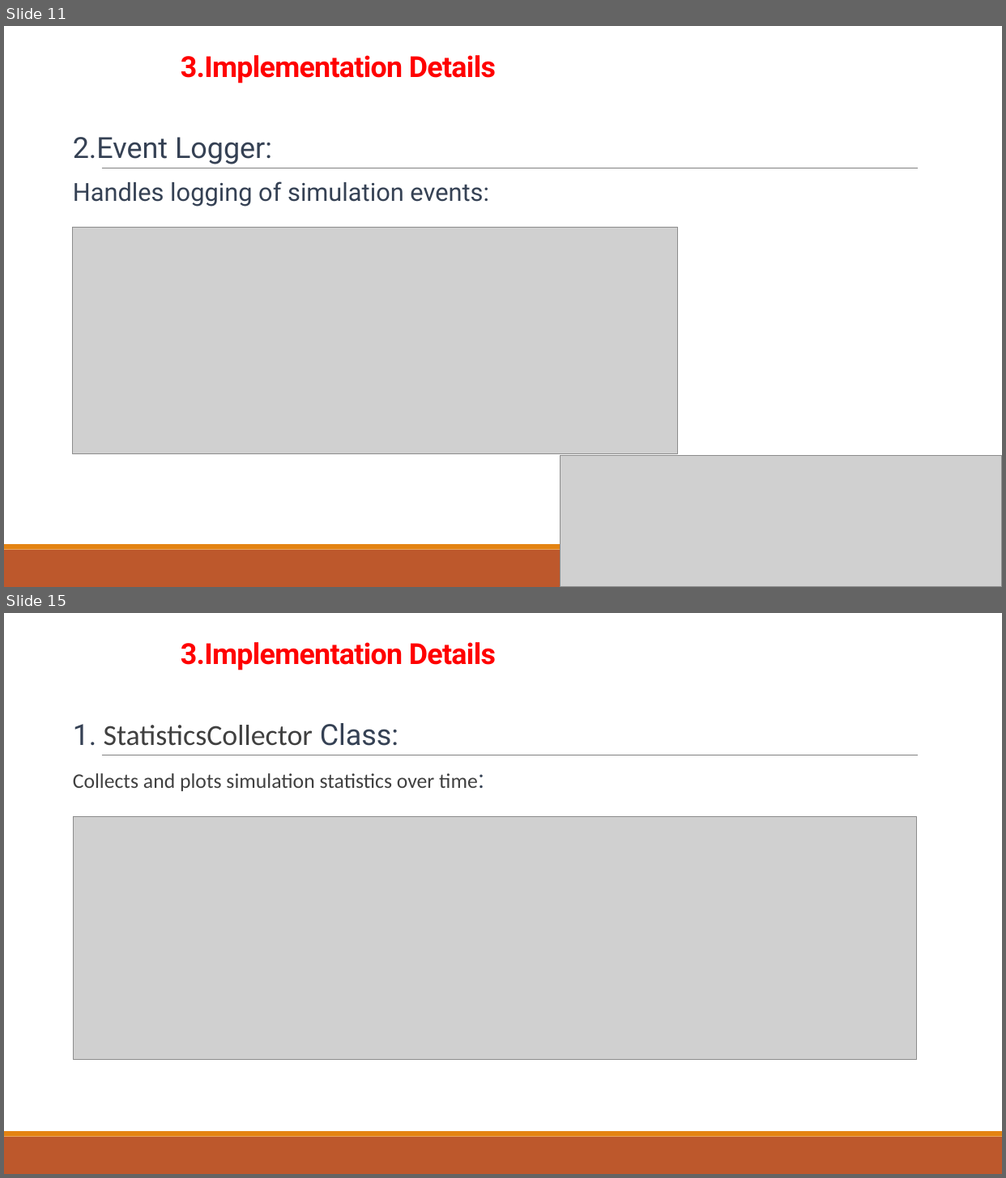
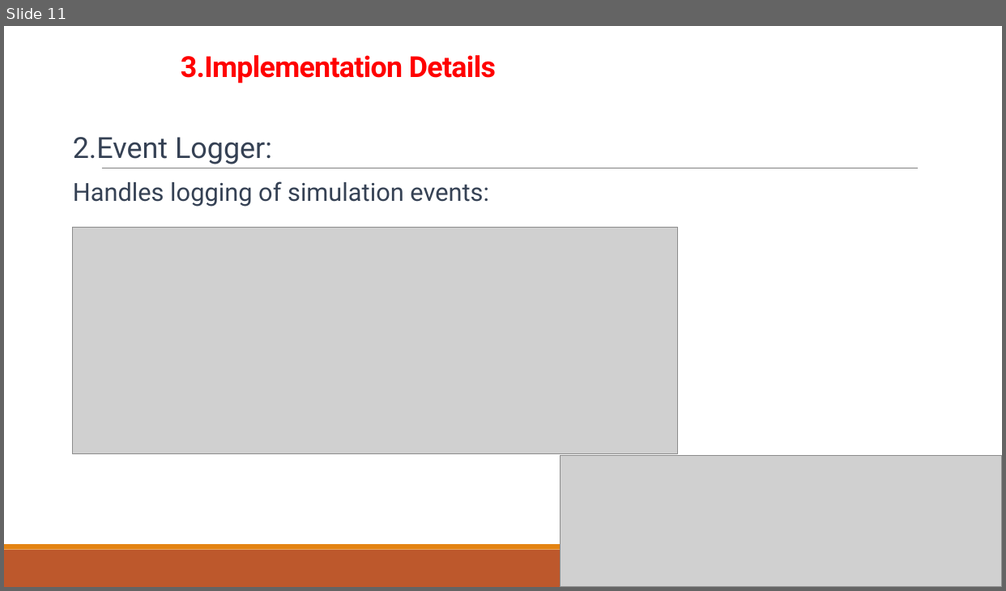
Before and after one commit to Thanoon12k/ROUTER-AQM-FIFO-CODEL-PIE-comparison, a slide deck: PIE.pptx. Shown one above the other, each under a label of ours: slides 11 and 15 before the commit, slide 11 after it; the slides between them are not shown. The pictures are 1006x1178 and 1006x591 pixels, drawn with LibreOffice and Linux fonts; fonts in the diff are those of the drawing; grey boxes stand for pictures. Boxes give left, top, right and bottom in pixels: in the first picture for what was removed or moved away, otherwise in the second. Text is boxed around its words. In the diff, an @@ line names an element or a change of style, - is before the commit and + after.

```diff
--- a/PIE.pptx
+++ b/PIE.pptx
@@ slide 15 removed at <box>4,613,1002,1174</box>, background #FFFFFF; not listed: 3 template elements that a slide beside it also shows @@
@@ title removed at <box>181,642,496,671</box> @@
-3.Implementation Details
@@ text removed at <box>73,723,478,791</box> @@
-1. StatisticsCollector Class:
-Collects and plots simulation statistics over time:
@@ picture removed at <box>74,817,917,1060</box> @@
```
Also in this commit, not shown: 14 slides changed, 4 slides added, 5 other slides removed, 16 other files.
